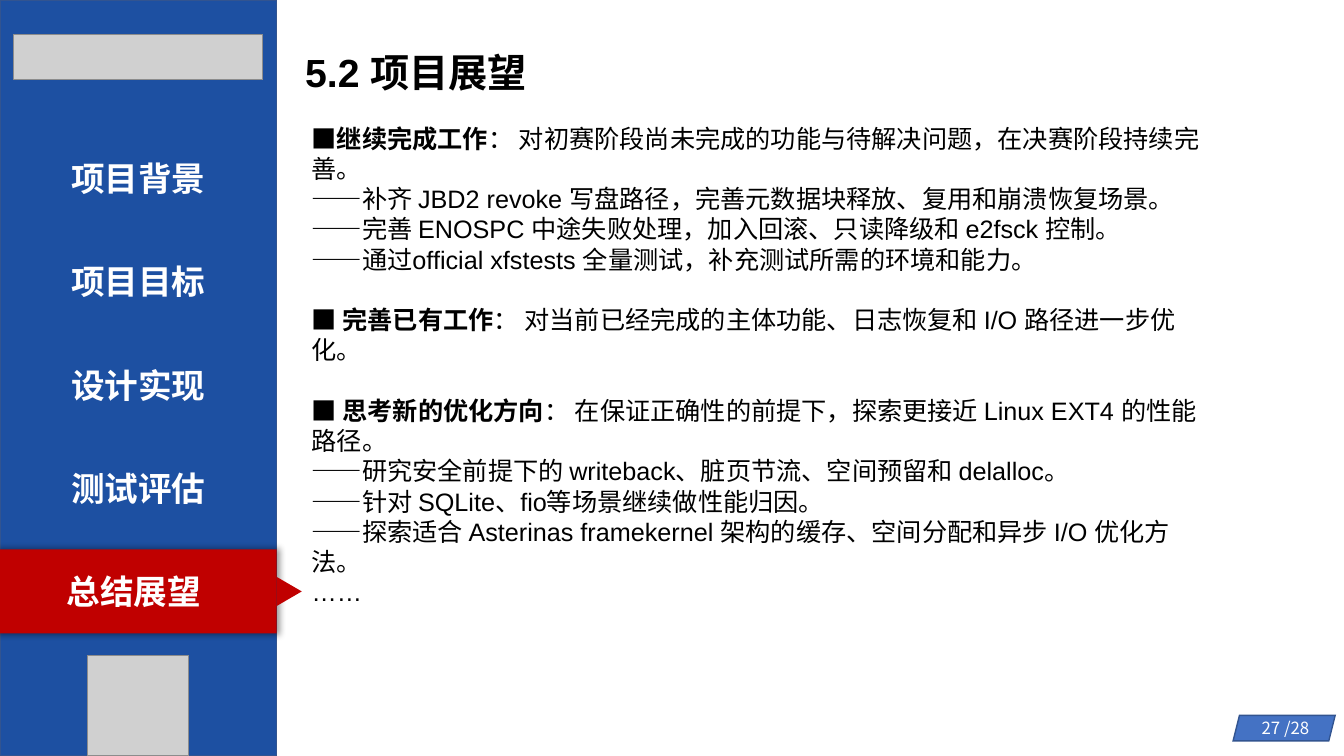
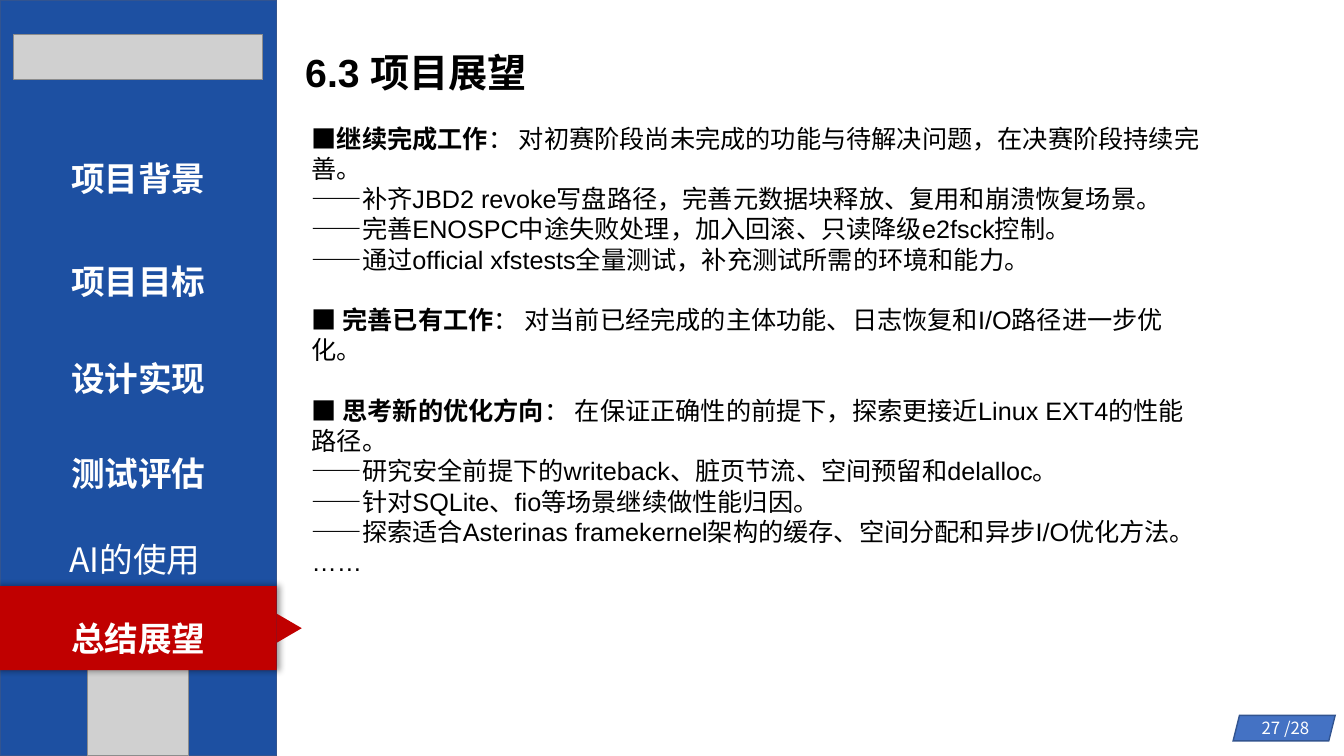
Before and after one commit to byliangg/os_com, a slide deck: slide 27 of 初赛幻灯片.pptx. Drawn at 1344x756 pixels with LibreOffice and Linux fonts; fonts in the diff are those of the drawing; grey boxes stand for pictures. Boxes give left, top, right and bottom in pixels: in the first picture for what was removed or moved away, otherwise in the second. Text is boxed around its words. In the diff, an @@ line names an element or a change of style, - is before the commit and + after.

```diff
--- a/初赛幻灯片.pptx
+++ b/初赛幻灯片.pptx
@@ text at bbox=[305, 53, 528, 91]: text changed @@
-5.2 项目展望
+6.3 项目展望
@@ text at bbox=[312, 186, 1195, 543]: text changed @@
-——补齐 JBD2 revoke 写盘路径，完善元数据块释放、复用和崩溃恢复场景。
-——完善 ENOSPC 中途失败处理，加入回滚、只读降级和 e2fsck 控制。
-——通过official xfstests 全量测试，补充测试所需的环境和能力。
-■ 完善已有工作： 对当前已经完成的主体功能、日志恢复和 I/O 路径进一步优化。
-■ 思考新的优化方向： 在保证正确性的前提下，探索更接近 Linux EXT4 的性能路径。
-——研究安全前提下的 writeback、脏页节流、空间预留和 delalloc。
-——针对 SQLite、fio等场景继续做性能归因。
-——探索适合 Asterinas framekernel 架构的缓存、空间分配和异步 I/O 优化方法。
+——补齐JBD2 revoke写盘路径，完善元数据块释放、复用和崩溃恢复场景。
+——完善ENOSPC中途失败处理，加入回滚、只读降级e2fsck控制。
+——通过official xfstests全量测试，补充测试所需的环境和能力。
+■ 完善已有工作： 对当前已经完成的主体功能、日志恢复和I/O路径进一步优化。
+■ 思考新的优化方向： 在保证正确性的前提下，探索更接近Linux EXT4的性能路径。
+——研究安全前提下的writeback、脏页节流、空间预留和delalloc。
+——针对SQLite、fio等场景继续做性能归因。
+——探索适合Asterinas framekernel架构的缓存、空间分配和异步I/O优化方法。
@@ text "设计实现": place and size @@
-text "设计实现" at bbox=[71, 369, 205, 401]
+text "设计实现" at bbox=[71, 362, 205, 394]
@@ text "测试评估": place and size @@
-text "测试评估" at bbox=[71, 472, 205, 504]
+text "测试评估" at bbox=[71, 457, 205, 489]
@@ text added at bbox=[69, 543, 200, 575], 24 pt, text #FFFFFF @@
+AI的使用
@@ rectangle: place and size @@
-rectangle at bbox=[0, 549, 276, 633]
+rectangle at bbox=[0, 587, 276, 670]
@@ text "总结展望": place and size @@
-text "总结展望" at bbox=[67, 575, 201, 607]
+text "总结展望" at bbox=[71, 622, 205, 654]
@@ triangle: place and size @@
-triangle at bbox=[276, 577, 301, 606]
+triangle at bbox=[276, 614, 301, 643]
```
Also in this commit, not shown: 26 other slides changed, 1 other file.
